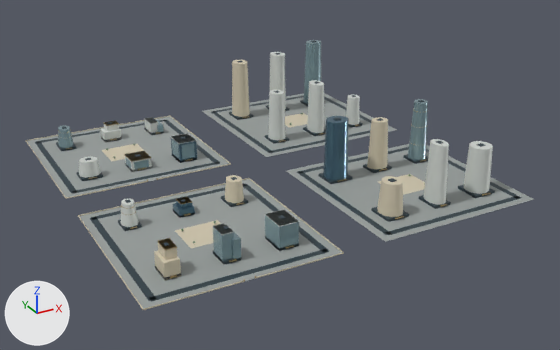
Before and after pictures for a commit that changed the glTF model web/public/assets/3d/ampliworld/GC-CITY-2030/GC-TILE-16-18.glb.
Before and after are seen from a camera (50 mm lens) standing at (5341.0, -4290.0, 618.0) and looking at (6022.0, -3052.0, -1.0). Lighting does not change. The marker at lower left points along +X, +Y and +Z. The older version comes first. Where no turn or scale is listed for an object, it has been applied to the vertices. Vertices at exactly the same position are counted once.

The first picture shows 'GC-TILE-16-18-blue', 'GC-TILE-16-18-dark', 'GC-TILE-16-18-glass', 'GC-TILE-16-18-gold', 'GC-TILE-16-18-ivory', 'GC-TILE-16-18-paving', 'GC-TILE-16-18-white'.
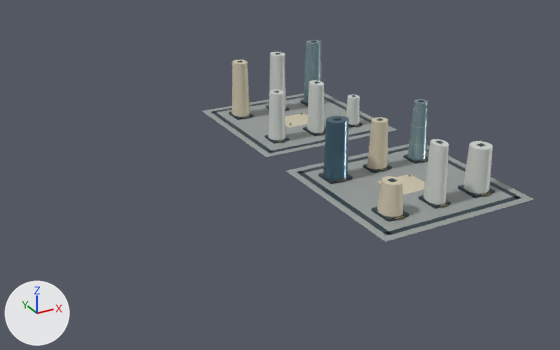
Changed parts and their boxes (x1, y1, x2, y2) in the pictures (560 x 350 px):
'GC-TILE-16-18-paving', reshaped (34% narrower, 31% shorter): before (27, 93, 534, 309); after (202, 93, 534, 242)
'GC-TILE-16-18-dark', reshaped (36% narrower, 25% shorter): before (35, 41, 521, 301); after (211, 41, 521, 235)
'GC-TILE-16-18-white', reshaped (46% narrower, 16% shorter): before (79, 52, 493, 235); after (268, 52, 493, 205)
'GC-TILE-16-18-ivory', reshaped (52% narrower, 37% shorter): before (26, 60, 425, 310); after (232, 60, 425, 217)
'GC-TILE-16-18-glass', reshaped (66% narrower, 46% shorter): before (58, 40, 428, 262); after (303, 40, 428, 160)
'GC-TILE-16-18-blue', reshaped (85% narrower, 36% shorter): before (171, 116, 348, 217); after (323, 116, 348, 180)
'GC-TILE-16-18-gold', reshaped: before (60, 109, 491, 282); after (242, 109, 491, 219)
part 1 of me_mesh_0, deleted: before (27, 116, 230, 198)
part 2 of me_mesh_0, deleted: before (79, 179, 342, 309)
part 3 of me_mesh_1, deleted: before (35, 119, 329, 301)
part 4 of me_mesh_2, deleted: before (26, 116, 344, 310)
part 5 of me_mesh_5, deleted: before (60, 120, 294, 282)
part 6 of me_mesh_7, deleted: before (79, 117, 299, 235)
part 7 of me_mesh_6, deleted: before (58, 120, 299, 262)
part 8 of me_mesh_8, deleted: before (171, 134, 197, 163)
part 9 of me_mesh_8, deleted: before (173, 203, 195, 217)
part 10 of me_mesh_8, deleted: before (176, 197, 192, 209)

The edits, one by one:
me_mesh_0 is used by ob_gc_tile_16_18_paving; location (0.0, 0.0, 0.0).
me_mesh_0 had 32 vertices, 48 faces and spanned x 5621.0..6379.0, y -3379.0..-2621.0, z 0.0.
me_mesh_0 now has 16 vertices, 24 faces and spans x 6041.0..6379.0, y -3379.0..-2621.0, z 0.0.
me_mesh_0 part 1: the loose piece of 8 vertices spanning x 5621.0..5959.0, y -2959.0..-2621.0, z 0.0 is deleted.
me_mesh_0 part 2: the loose piece of 8 vertices spanning x 5621.0..5959.0, y -3379.0..-3041.0, z 0.0 is deleted.
me_mesh_1 is used by ob_gc_tile_16_18_dark; location (0.0, 0.0, 0.0).
me_mesh_1 had 512 vertices, 768 faces and spanned x 5636.0..6364.0, y -3364.0..-2636.0, z 0.0..157.0.
me_mesh_1 now has 256 vertices, 384 faces and spans x 6056.0..6364.0, y -3364.0..-2636.0, z 0.0..157.0.
me_mesh_1 part 3: 32 loose pieces with 256 vertices, spanning x 5636.0..5944.0, y -3364.0..-2636.0, z 0.0..53.0, are deleted.
me_mesh_2 is used by ob_gc_tile_16_18_ivory; location (0.0, 0.0, 0.0).
me_mesh_2 had 216 vertices, 352 faces and spanned x 5620.0..6250.0, y -3380.0..-2620.0, z 0.0..133.0.
me_mesh_2 now has 82 vertices, 144 faces and spans x 6089.0..6250.0, y -3323.0..-2674.0, z 0.0..133.0.
me_mesh_2 part 4: 15 loose pieces with 134 vertices, spanning x 5620.0..5960.0, y -3380.0..-2620.0, z 0.0..48.0, are deleted.
me_mesh_5 is used by ob_gc_tile_16_18_gold; location (0.0, 0.0, 0.0).
me_mesh_5 had 1312 vertices, 2304 faces and spanned x 5671.0..6332.0, y -3380.0..-2676.0, z 0.0..135.0.
me_mesh_5 now has 888 vertices, 1584 faces and spans x 6088.0..6332.0, y -3327.0..-2676.0, z 4.0..135.0.
me_mesh_5 part 5: 32 loose pieces with 424 vertices, spanning x 5671.0..5905.0, y -3380.0..-2677.0, z 0.0..48.0, are deleted.
me_mesh_6 is used by ob_gc_tile_16_18_glass; location (0.0, 0.0, 0.0).
me_mesh_6 had 194 vertices, 312 faces and spanned x 5675.0..6333.0, y -3323.0..-2676.0, z 0.0..156.0.
me_mesh_6 now has 44 vertices, 80 faces and spans x 6287.0..6333.0, y -3138.0..-2679.0, z 5.0..156.0.
me_mesh_6 part 7: 17 loose pieces with 150 vertices, spanning x 5675.0..5909.0, y -3323.0..-2676.0, z 0.0..52.0, are deleted.
me_mesh_7 is used by ob_gc_tile_16_18_white; location (0.0, 0.0, 0.0).
me_mesh_7 had 240 vertices, 416 faces and spanned x 5670.0..6332.0, y -3323.0..-2674.0, z 0.0..138.0.
me_mesh_7 now has 132 vertices, 240 faces and spans x 6092.0..6332.0, y -3323.0..-2674.0, z 5.0..138.0.
me_mesh_7 part 6: 10 loose pieces with 108 vertices, spanning x 5670.0..5909.0, y -3323.0..-2679.0, z 0.0..52.0, are deleted.
me_mesh_8 is used by ob_gc_tile_16_18_blue; location (0.0, 0.0, 0.0).
me_mesh_8 had 46 vertices, 76 faces and spanned x 5776.0..6134.0, y -3140.0..-2855.0, z 0.0..122.0.
me_mesh_8 now has 22 vertices, 40 faces and spans x 6086.0..6134.0, y -3140.0..-3096.0, z 5.0..122.0.
me_mesh_8 part 8: the loose piece of 8 vertices spanning x 5871.0..5909.0, y -2901.0..-2855.0, z 0.0..43.0 is deleted.
me_mesh_8 part 9: the loose piece of 8 vertices spanning x 5776.0..5804.0, y -3134.0..-3102.0, z 0.0..14.0 is deleted.
me_mesh_8 part 10: the loose piece of 8 vertices spanning x 5782.0..5803.0, y -3128.0..-3104.0, z 14.0..23.0 is deleted.
